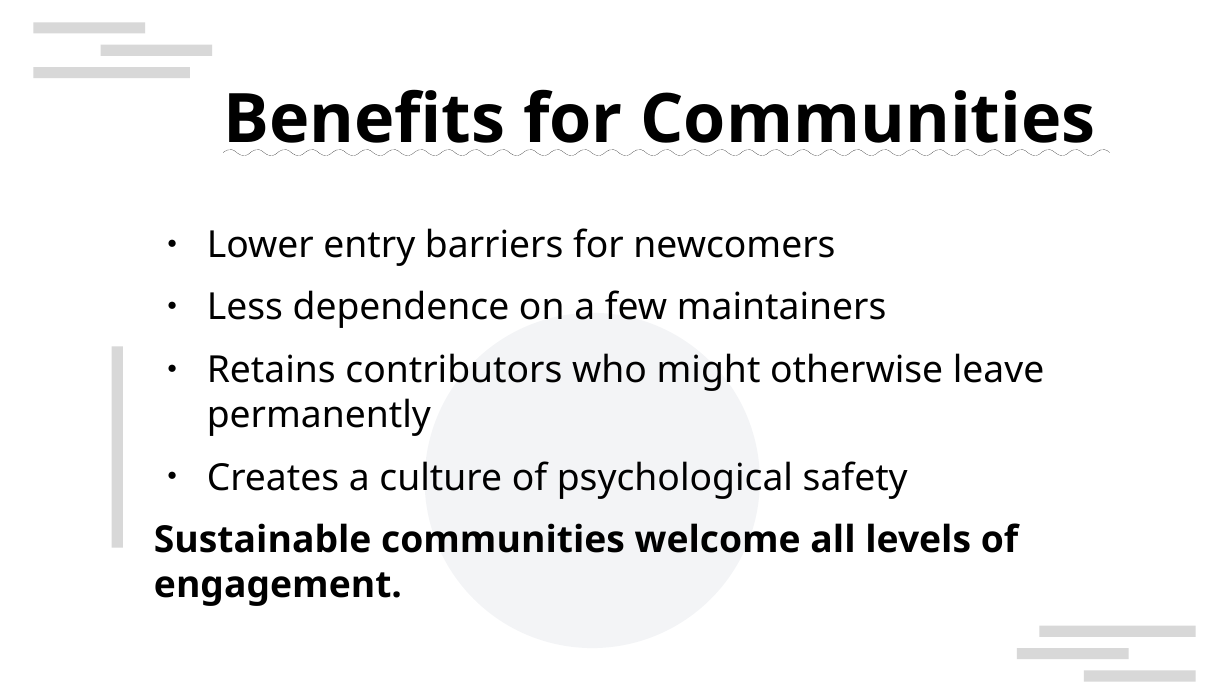
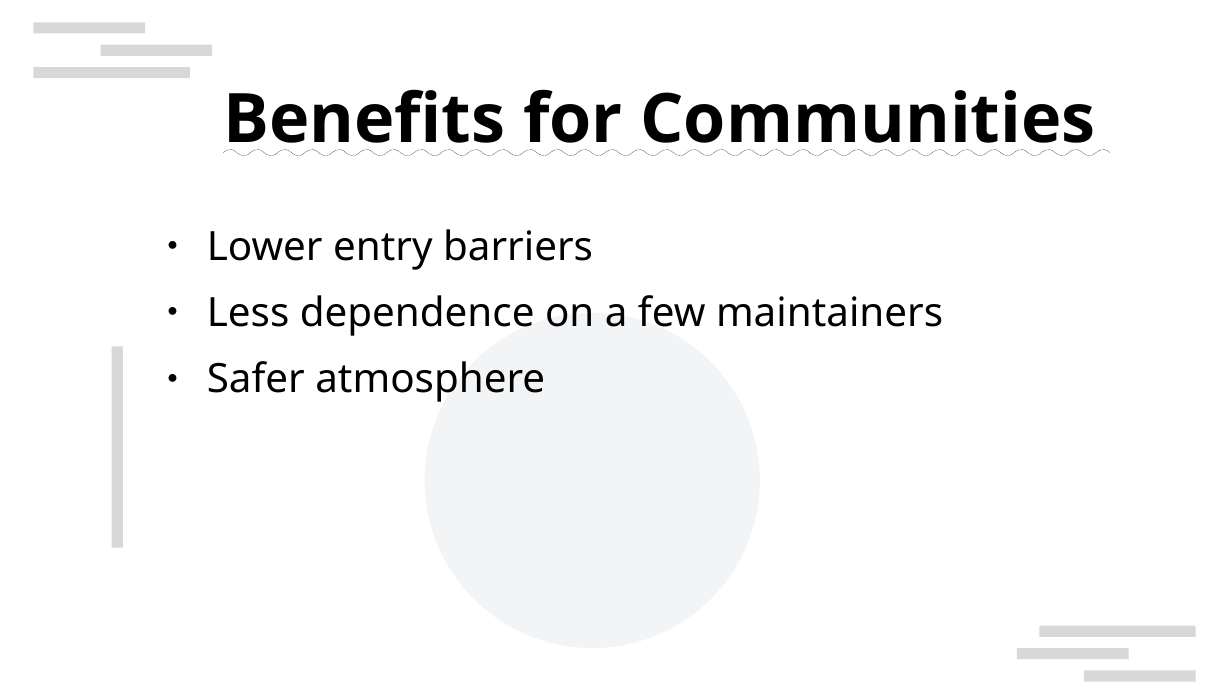
Before and after one commit to naruoga/presentations, a slide deck: slide 10 of FOSSASIA2026-yuru-participation.odp (slide 9 before the commit). Drawn at 1232x693 pixels with LibreOffice and Linux fonts; fonts in the diff are those of the drawing; background and template pictures are left out. Boxes give left, top, right and bottom in pixels: in the first picture for what was removed or moved away, otherwise in the second. Text is boxed around its words. In the diff, an @@ line names an element or a change of style, - is before the commit and + after.

```diff
--- a/FOSSASIA2026-yuru-participation.odp
+++ b/FOSSASIA2026-yuru-participation.odp
@@ text at [207,229,593,270]: text changed; size 24.1 to 26 pt @@
-● Lower entry barriers for newcomers
+● Lower entry barriers
@@ text at [207,295,943,336]: size 24.1 to 26 pt in "Less dependence on a few maintainers" @@
@@ text at [207,361,545,402]: text changed; size 24.1 to 26 pt @@
-● Retains contributors who might otherwise leave permanently
-● Creates a culture of psychological safety
-Sustainable communities welcome all levels of engagement.
+● Safer atmosphere
```
Also in this commit, not shown: 9 other slides changed, 1 slide added.
